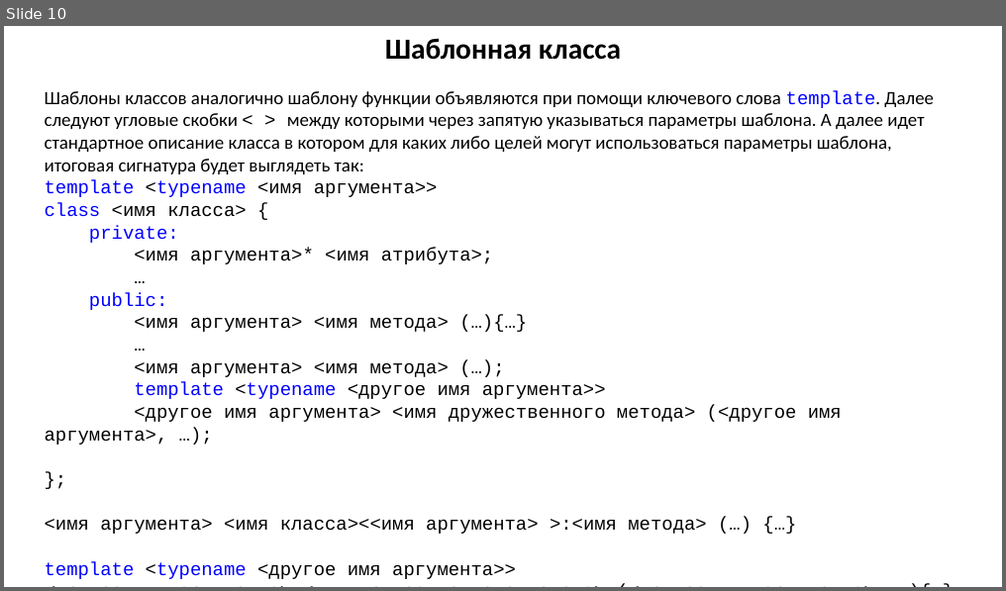
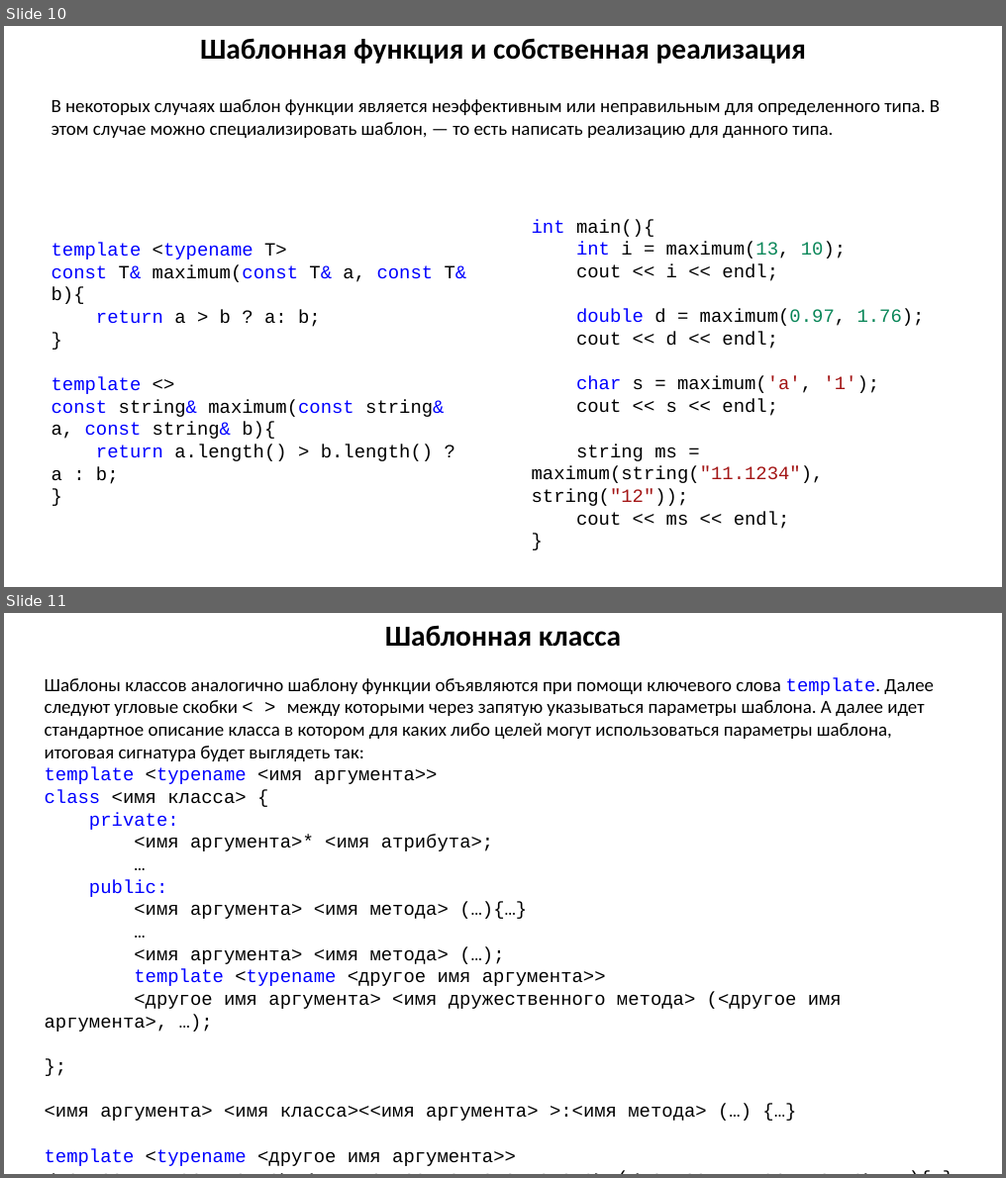
Before and after one commit to MUCTR-IKT-CPP/cpp_course, a slide deck: Лекции/9/Шаблоны.pptx. Shown one above the other, each under a label of ours: slide 10 before the commit, slides 10 and 11 after it. The pictures are 1006x591 and 1006x1178 pixels, drawn with LibreOffice and Linux fonts; fonts in the diff are those of the drawing. Boxes give left, top, right and bottom in pixels: in the first picture for what was removed or moved away, otherwise in the second. Text is boxed around its words. In the diff, an @@ line names an element or a change of style, - is before the commit and + after.

Commit message:
Добавлены примеры по шаблонам.

```diff
--- a/Лекции/9/Шаблоны.pptx
+++ b/Лекции/9/Шаблоны.pptx
@@ slide 10 added at bbox=[4, 26, 1002, 587], background #FFFFFF @@
@@ text added at bbox=[200, 38, 806, 64], 28 pt, text #000000, bold @@
+Шаблонная функция и собственная реализация
@@ text added at bbox=[52, 99, 940, 138], 18 pt, text #000000 @@
+В некоторых случаях шаблон функции является неэффективным или неправильным для определенного типа. В этом случае можно специализировать шаблон, — то есть написать реализацию для данного типа.
@@ text added at bbox=[532, 220, 925, 529], 18 pt, text #000000 @@
+int main(){
+int i = maximum(13, 10);
+cout << i << endl;
+double d = maximum(0.97, 1.76);
+cout << d << endl;
+char s = maximum('a', '1');
+cout << s << endl;
+string ms = maximum(string("11.1234"), string("12"));
+cout << ms << endl;
+}
@@ text added at bbox=[52, 243, 467, 484], 18 pt, text #000000 @@
+template <typename T>
+const T& maximum(const T& a, const T& b){
+return a > b ? a: b;
+}
+template <>
+const string& maximum(const string& a, const string& b){
+return a.length() > b.length() ? a : b;
+}
@@ what was slide 10 is now slide 11 @@
```
Also in this commit, not shown: 2 slides changed, 2 other slides added, 9 other files.
